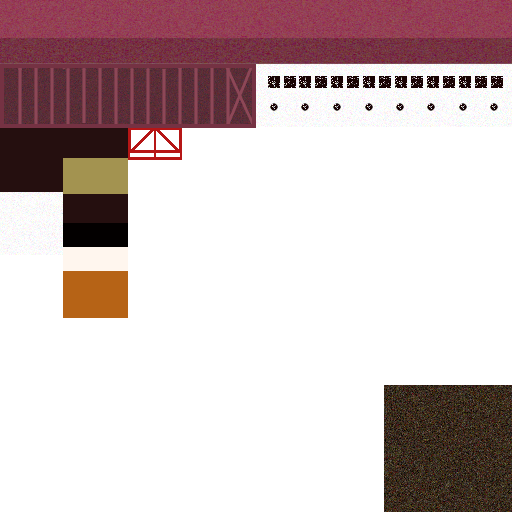
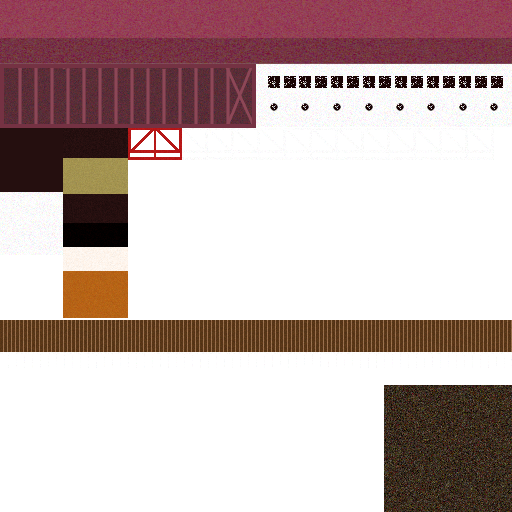
Comparing the layer stacks of the two (512, 512) images. Changes:
painted on "laker.png" over (0, 128, 512, 368)
